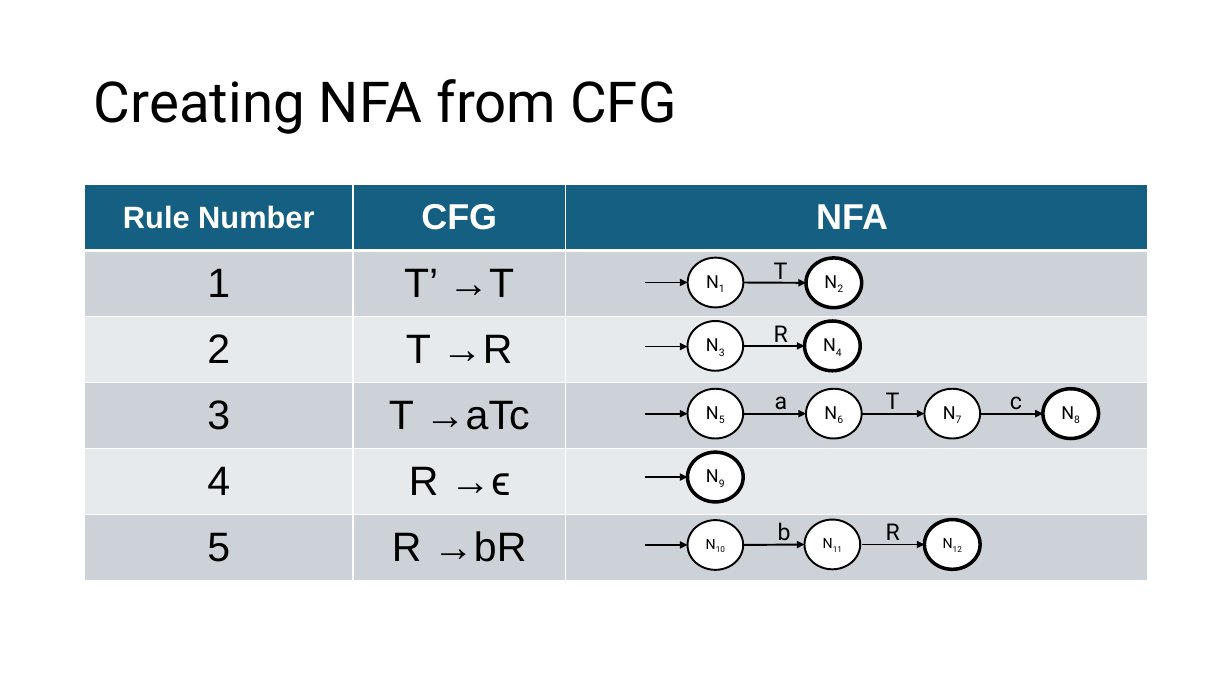
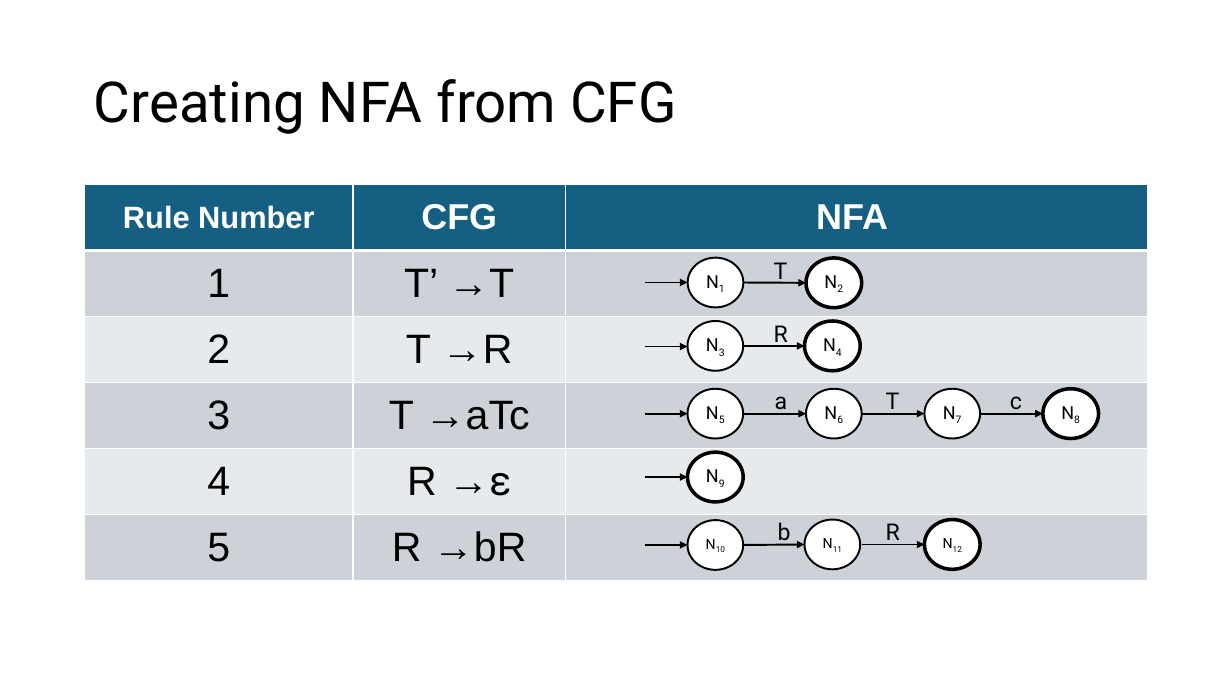
Before and after one commit to Danieldv-s/Research-Materials, a slide deck: slide 17 of Syntax-Analysis/Section2.13Expansion.pptx (slide 2 before the commit). Drawn at 1232x693 pixels with LibreOffice and Linux fonts; fonts in the diff are those of the drawing. Boxes give left, top, right and bottom in pixels: in the first picture for what was removed or moved away, otherwise in the second. Text is boxed around its words. In the diff, an @@ line names an element or a change of style, - is before the commit and + after.

```diff
--- a/Syntax-Analysis/Section2.13Expansion.pptx
+++ b/Syntax-Analysis/Section2.13Expansion.pptx
@@ table at box(85, 185, 1147, 580) @@
-row 5, column 2: R →ϵ
+row 5, column 2: R →ε
```
Also in this commit, not shown: 13 other slides changed, 15 slides added.
